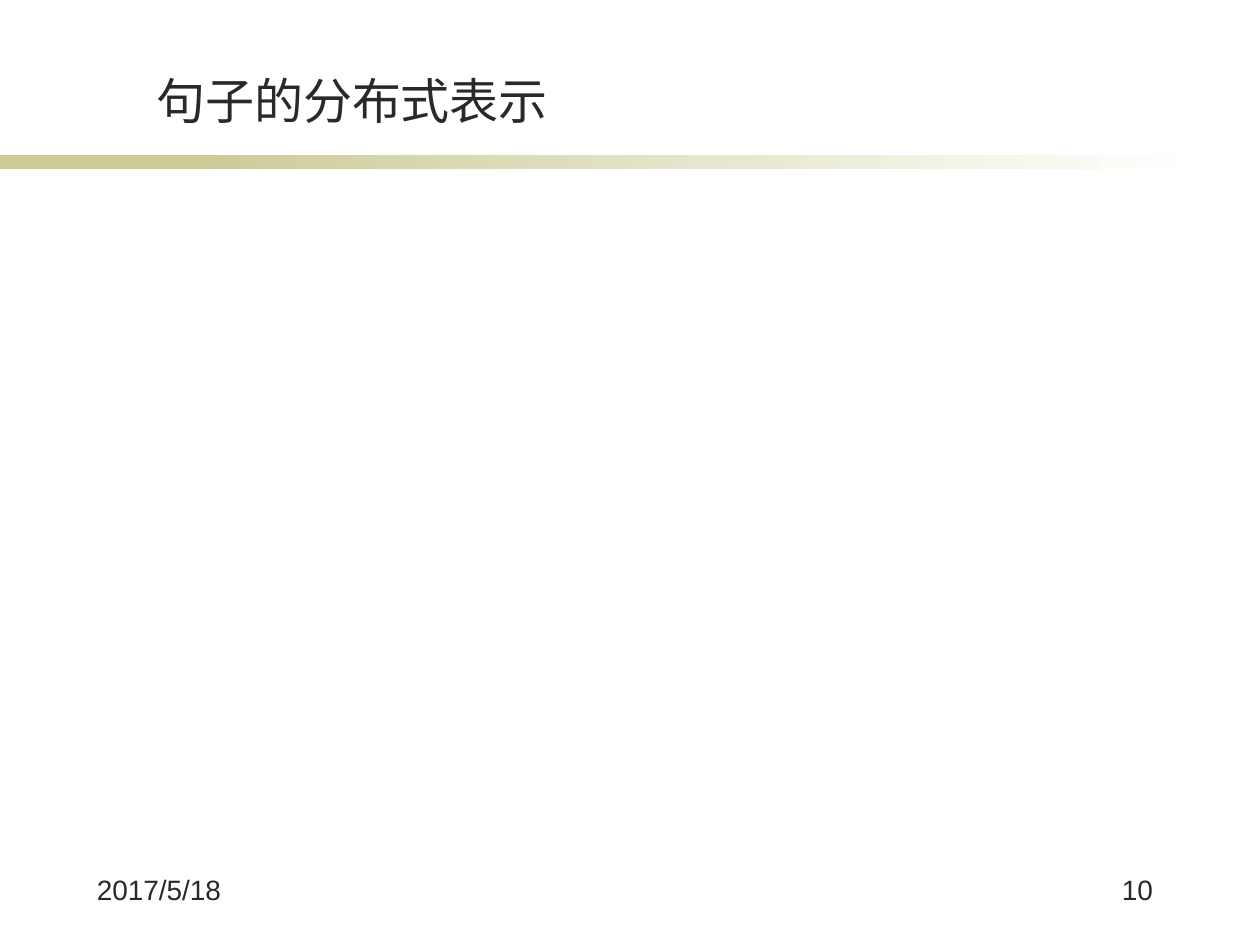
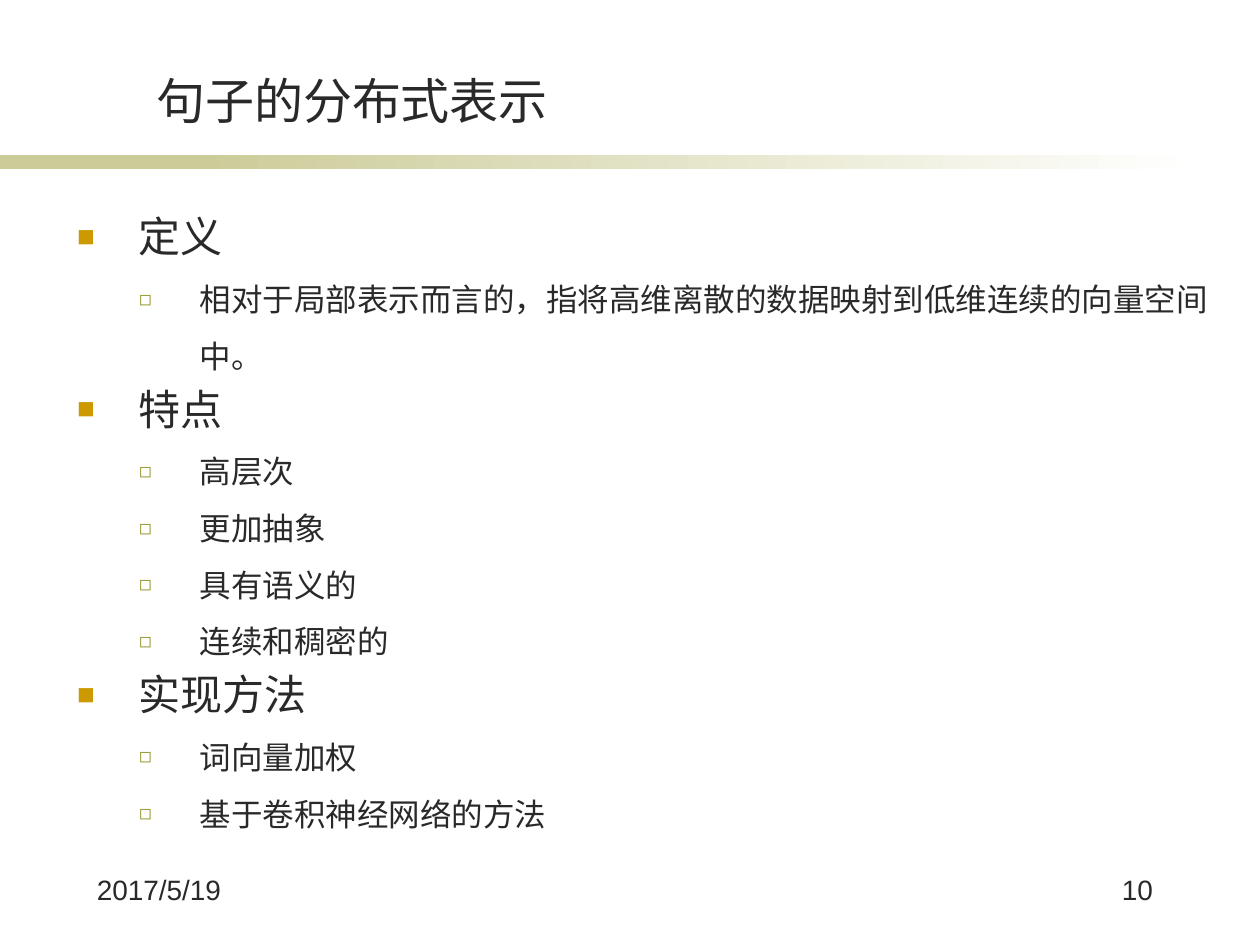
Before and after one commit to wqpod2g/paper, a slide deck: slide 10 of 毕业答辩ppt.pptx. Drawn at 1260x945 pixels with LibreOffice and Linux fonts; fonts in the diff are those of the drawing; background and template pictures are left out. Boxes give left, top, right and bottom in pixels: in the first picture for what was removed or moved away, otherwise in the second. Text is boxed around its words. In the diff, an @@ line names an element or a change of style, - is before the commit and + after.

```diff
--- a/毕业答辩ppt.pptx
+++ b/毕业答辩ppt.pptx
@@ text added at (139, 216, 1208, 829), 18 pt, text #292929 @@
+■ 定义
+  ◻ 相对于局部表示而言的，指将高维离散的数据映射到低维连续的向量空间中。
+■ 特点
+  ◻ 高层次
+  ◻ 更加抽象
+  ◻ 具有语义的
+  ◻ 连续和稠密的
+■ 实现方法
+  ◻ 词向量加权
+  ◻ 基于卷积神经网络的方法
@@ text at (97, 879, 221, 901): text changed @@
-2017/5/18
+2017/5/19
```
Also in this commit, not shown: 25 other slides changed, 1 other file.
